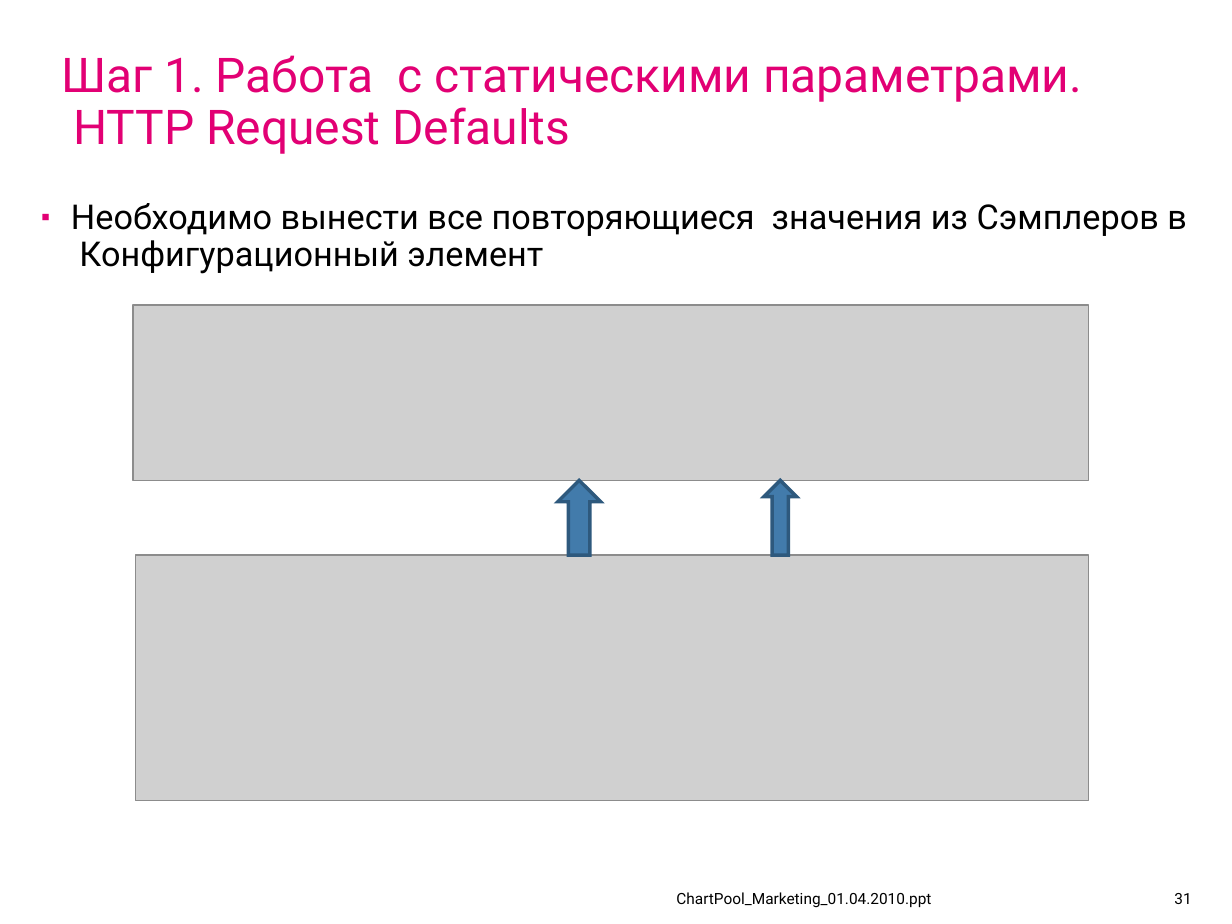
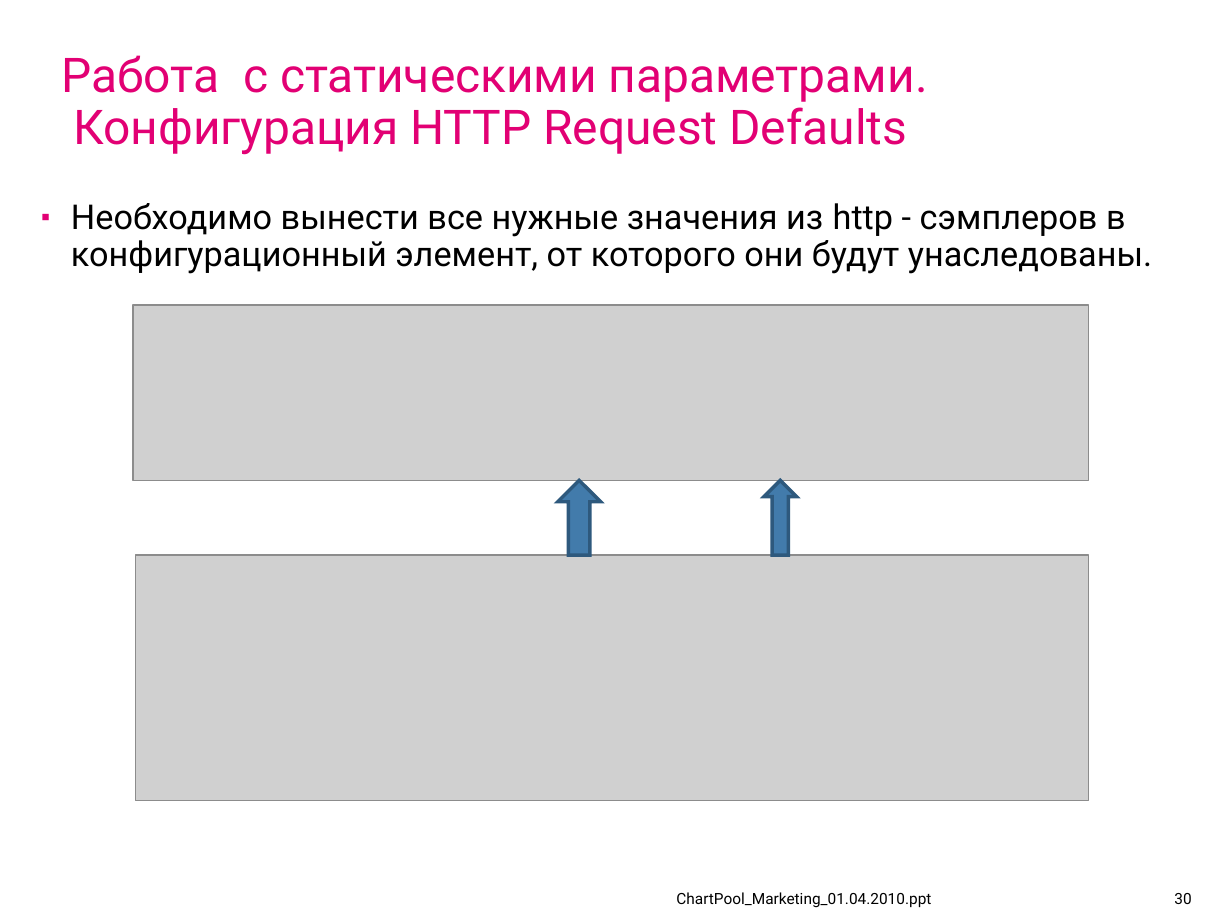
Before and after one commit to IvanCS/JMeterAvtoTestingDemo, a slide deck: slide 30 of documents/presentation.ppt (slide 31 before the commit). Drawn at 1232x924 pixels with LibreOffice and Linux fonts; fonts in the diff are those of the drawing; grey boxes stand for pictures; background and template pictures are left out. Boxes give left, top, right and bottom in pixels: in the first picture for what was removed or moved away, otherwise in the second. Text is boxed around its words. In the diff, an @@ line names an element or a change of style, - is before the commit and + after.

```diff
--- a/documents/presentation.ppt
+++ b/documents/presentation.ppt
@@ text at (62, 55, 928, 155): text changed @@
-Шаг 1. Работа c статическими параметрами.
-HTTP Request Defaults
+Работа c статическими параметрами.
+Конфигурация HTTP Request Defaults
@@ text at (71, 203, 1152, 274): text changed @@
-▪ Необходимо вынести все повторяющиеся значения из Сэмплеров в Конфигурационный элемент
+▪ Необходимо вынести все нужные значения из http - сэмплеров в конфигурационный элемент, от которого они будут унаследованы.
@@ page number at (1174, 893, 1191, 904): text changed @@
-31
+30
```
Also in this commit, not shown: 29 other slides changed, 4 slides added, 6 slides removed.
